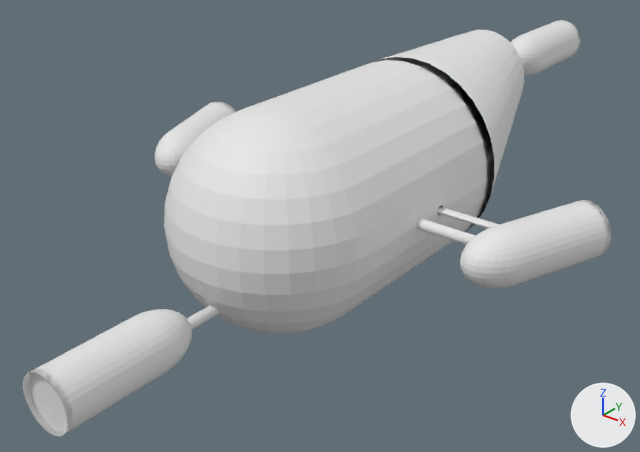
Renders of the FBX model src/Assets/Models/ship.fbx from each side of a commit.
Camera for both pictures: a 50 mm lens placed at (5.48, -6.08, 4.32), pointed at (0.53, 0.1, 0.48). The lights are fixed; the arrows at lower right show +X, +Y and +Z. Where no turn or scale is listed for an object, it has been applied to the vertices.

In view in the first picture: 'Body', 'BoosterFront', 'BoosterLeft', 'Glass'.
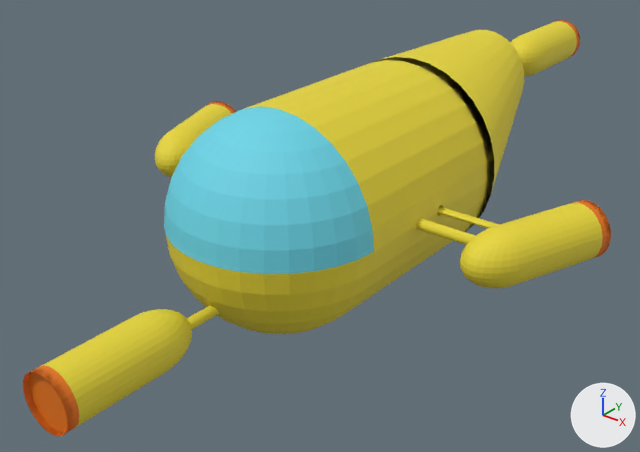
Changed parts and their boxes (x1, y1, x2, y2) in the pictures (640 x 452 px):
'Body', recoloured (white to yellow)
    both: (41, 21, 603, 428)
'Glass', recoloured (white to cyan)
    both: (164, 106, 374, 274)
'BoosterFront', recoloured (white to orange)
    both: (23, 365, 79, 436)
'BoosterLeft', recoloured (white to orange)
    both: (573, 200, 611, 260)

The edits, one by one:
Material 'ThrusterOrange' (mat_thrusterorange) is new.
Its base color is (0.8, 0.177, 0.00274) (orange #e77509).
Its roughness is 0.69.
Material 'Glass' (mat_glass) is new.
Its base color is (0.145, 0.668, 0.8) (cyan #6ad5e7).
Its roughness is 0.69.
Material 'ShipBody' (mat_shipbody) is new.
Its base color is (0.8, 0.67, 0.0348) (yellow #e7d634).
Its roughness is 0.69.
me_cylinder_016 has 96 vertices, 65 faces and spans x -0.25..0.25, y -3.517..-3.417, z -0.75..-0.25.
me_cylinder_016 no longer uses material mat_material_005 (white #e7e7e7).
me_cylinder_016 now uses material mat_thrusterorange (orange #e77509).
me_sphere has 137 vertices, 128 faces and spans x -1.0..1.0, y -1.0..0.0, z 0.0..1.0.
me_sphere no longer uses material mat_material_006 (white #e7e7e7).
me_sphere now uses material mat_glass (cyan #6ad5e7).
me_cylinder_017 has 96 vertices, 65 faces and spans x 1.908..2.412, y 0.306..0.571, z -0.25..0.25.
me_cylinder_017 no longer uses material mat_material_002 (white #e7e7e7).
me_cylinder_017 now uses material mat_thrusterorange (orange #e77509).
me_cylinder has 2457 vertices, 1755 faces and spans x -2.38..2.38, y -3.42..4.42, z -1.0..1.0.
me_cylinder no longer uses material mat_material_001 (white #e7e7e7).
me_cylinder now uses material mat_shipbody (yellow #e7d634).
